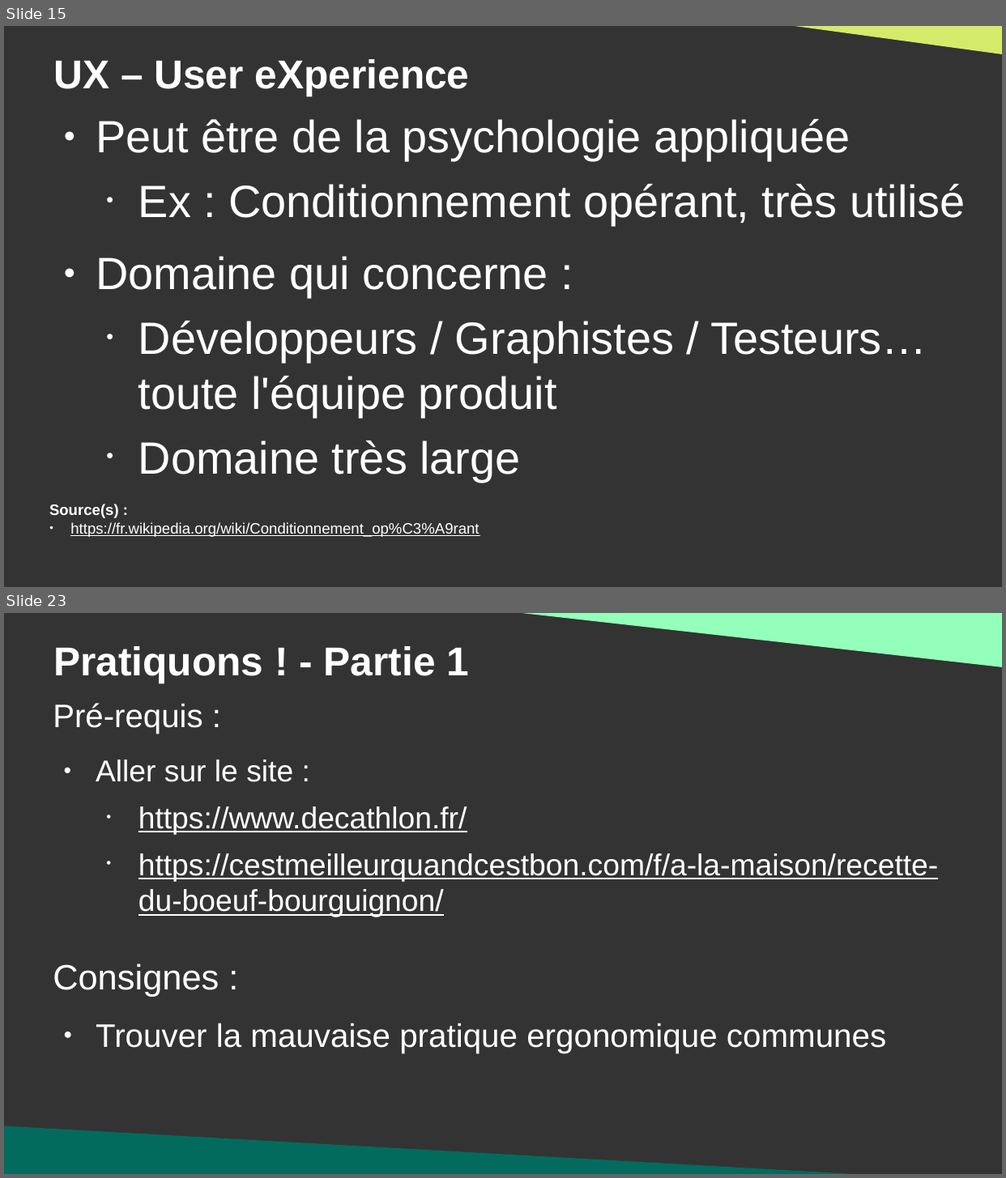
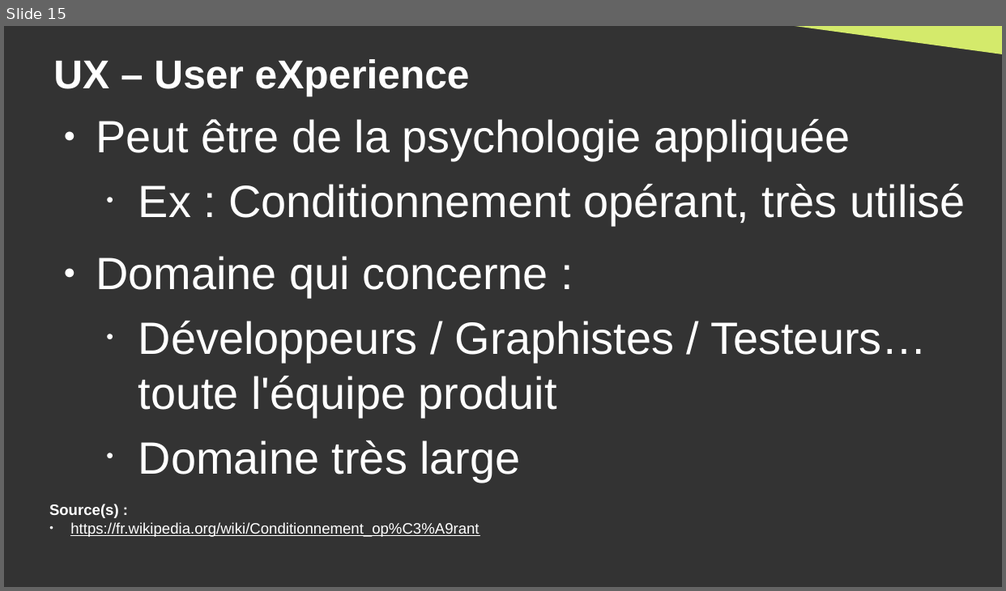
Before and after one commit to DanYellow/cours, a slide deck: gestion-de-contenus-spécialisee-s4/travaux-pratiques/numero-1/presentation.odp. Shown one above the other, each under a label of ours: slides 15 and 23 before the commit, slide 15 after it; the slides between them are not shown. The pictures are 1006x1178 and 1006x591 pixels, drawn with LibreOffice and Linux fonts; fonts in the diff are those of the drawing. Boxes give left, top, right and bottom in pixels: in the first picture for what was removed or moved away, otherwise in the second. Text is boxed around its words. In the diff, an @@ line names an element or a change of style, - is before the commit and + after.

```diff
--- a/gestion-de-contenus-spécialisee-s4/travaux-pratiques/numero-1/presentation.odp
+++ b/gestion-de-contenus-spécialisee-s4/travaux-pratiques/numero-1/presentation.odp
@@ slide 23 removed at bbox=[4, 613, 1002, 1174], background #333333 @@
@@ right triangle removed at bbox=[486, 613, 1002, 668] @@
@@ title removed at bbox=[53, 646, 470, 683] @@
-Pratiquons ! - Partie 1
@@ text removed at bbox=[53, 703, 938, 918] @@
-Pré-requis :
-● Aller sur le site :
-  • https://www.decathlon.fr/
-  • https://cestmeilleurquandcestbon.com/f/a-la-maison/recette-du-boeuf-bourguignon/
@@ text removed at bbox=[53, 964, 886, 1054] @@
-Consignes :
-● Trouver la mauvaise pratique ergonomique communes
@@ right triangle removed at bbox=[4, 1127, 937, 1174] @@
```
Also in this commit, not shown: 2 slides changed, 45 other slides removed, 7 other files.
